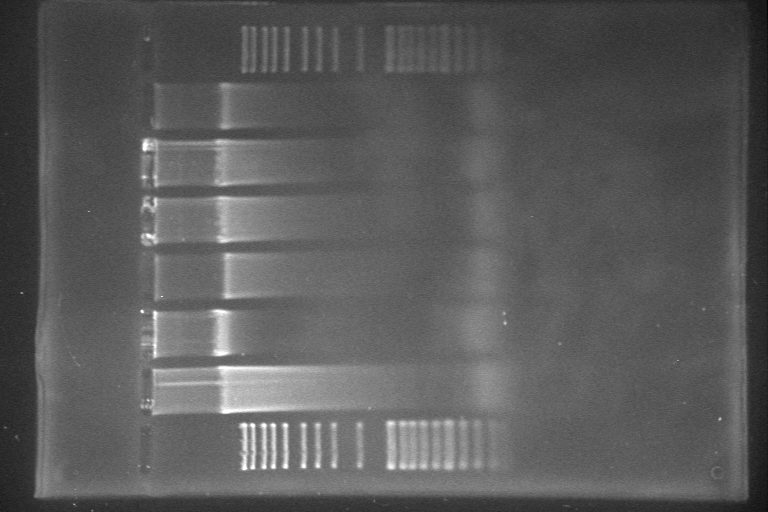
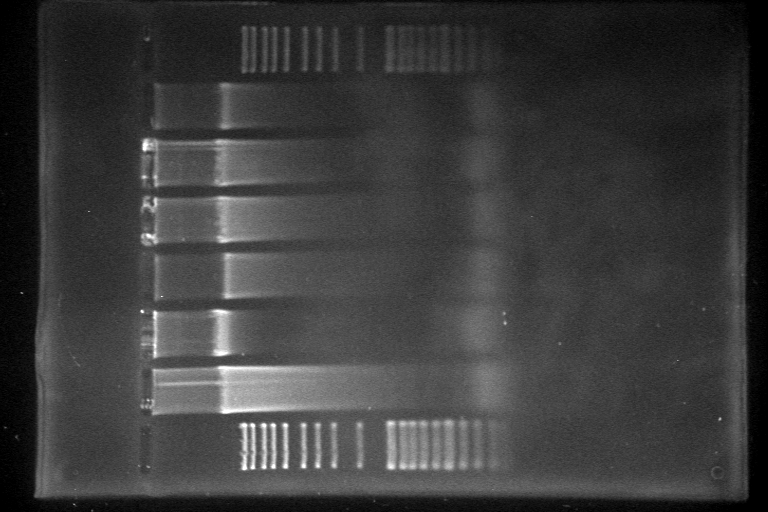
Revision of a layered 768 × 512 image; what changed, layer by layer:
pixels changed over [0, 0, 768, 512] (layer not identified)
